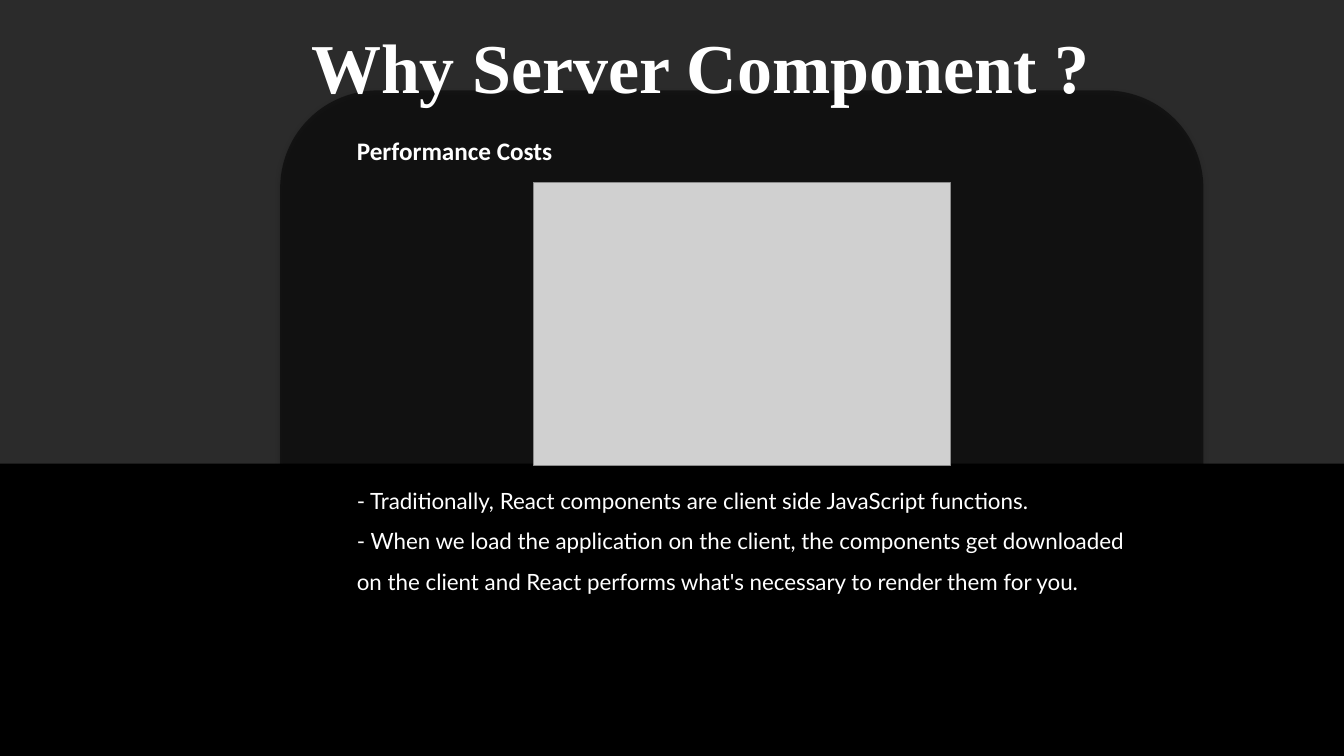
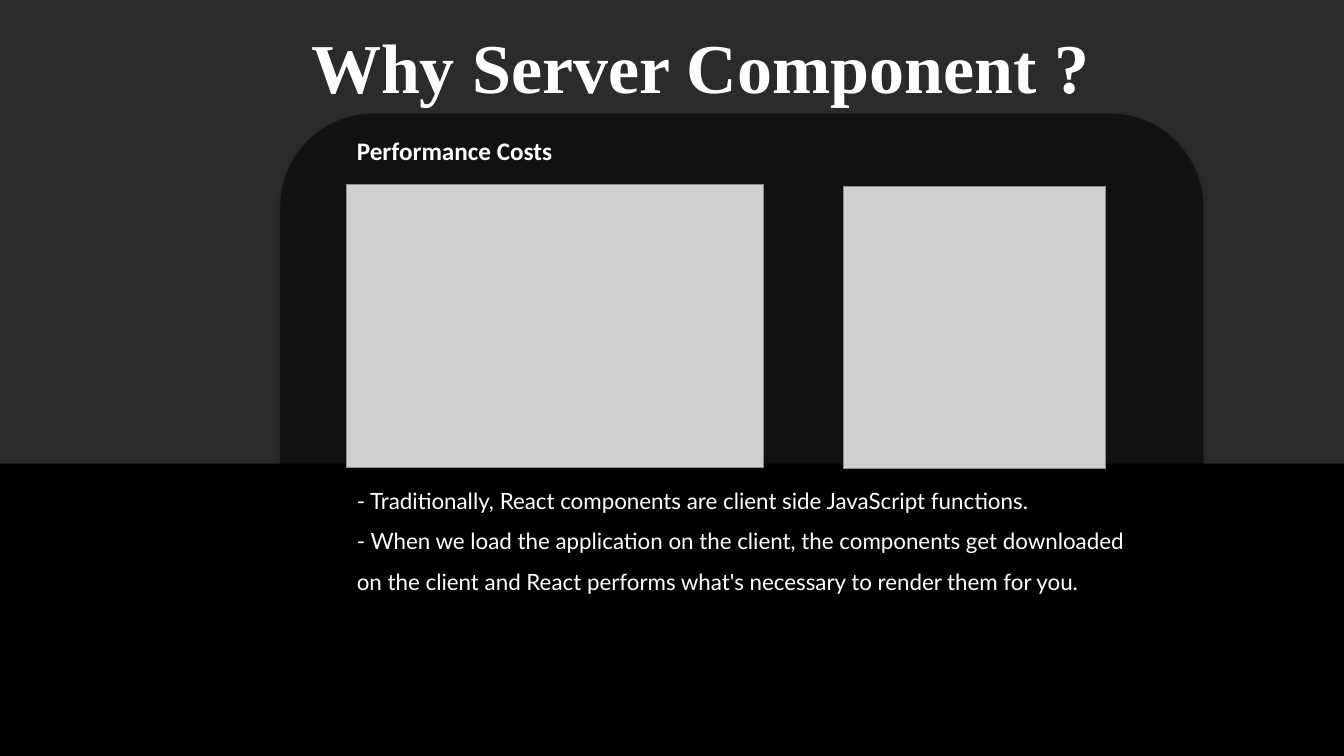
Before and after one commit to PinkPigPinkPig/seminar-rsc, a slide deck: slide 9 of RSC final.pptx (slide 11 before the commit). Drawn at 1344x756 pixels with LibreOffice and Linux fonts; fonts in the diff are those of the drawing; grey boxes stand for pictures; background and template pictures are left out; a plain dark background stands for a picture behind light text. Boxes give left, top, right and bottom in pixels: in the first picture for what was removed or moved away, otherwise in the second. Text is boxed around its words. In the diff, an @@ line names an element or a change of style, - is before the commit and + after.

```diff
--- a/RSC final.pptx
+++ b/RSC final.pptx
@@ rounded rectangle: place and size @@
-rounded rectangle at [280, 91, 1204, 677]
+rounded rectangle at [280, 113, 1204, 676]
@@ picture: place and size @@
-picture at [533, 182, 950, 465]
+picture at [347, 185, 763, 467]
@@ picture added at [844, 187, 1106, 469] @@
```
Also in this commit, not shown: 14 other slides changed, 7 slides added, 6 slides removed.
